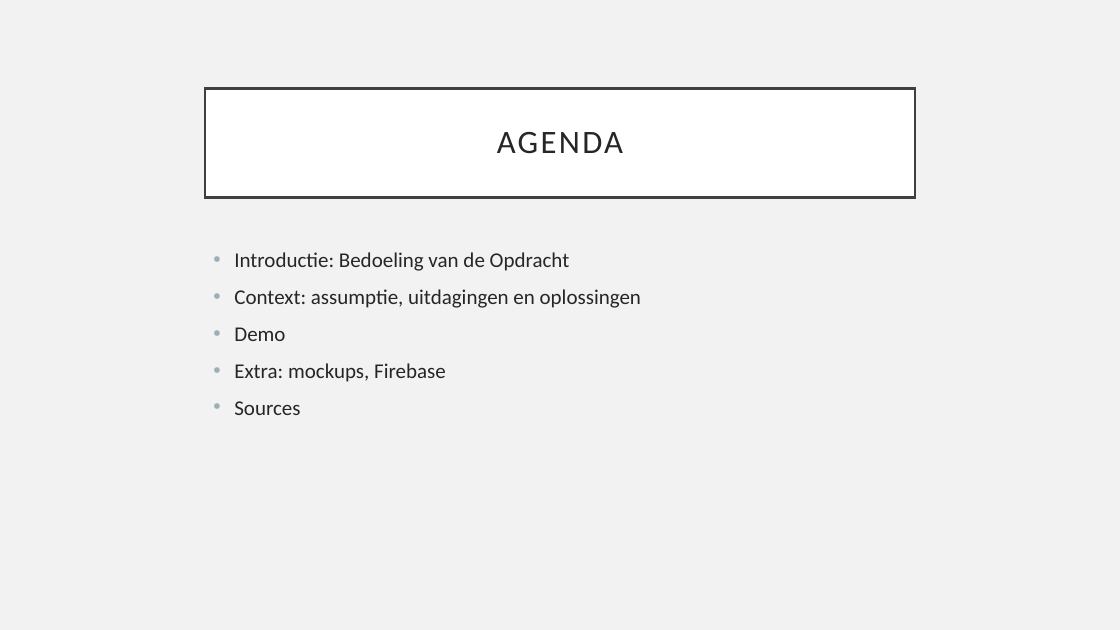
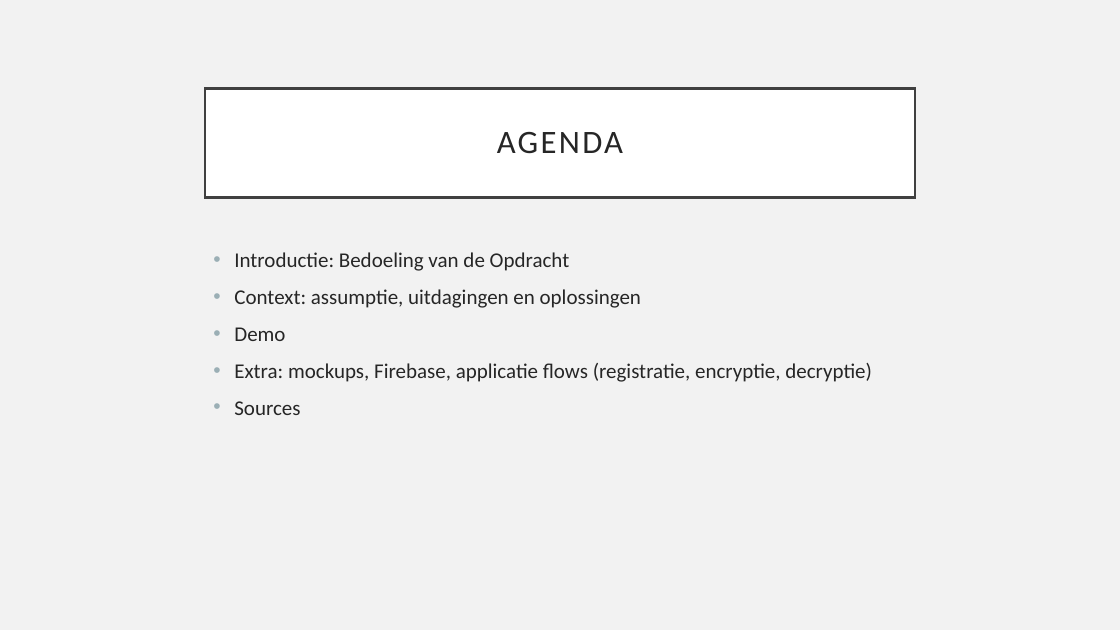
Before and after one commit to marielLatellaBarros/BasicSecurityWebApp, a slide deck: slide 1 of BS_WebApp.pptx. Drawn at 1120x630 pixels with LibreOffice and Linux fonts; fonts in the diff are those of the drawing. Boxes give left, top, right and bottom in pixels: in the first picture for what was removed or moved away, otherwise in the second. Text is boxed around its words. In the diff, an @@ line names an element or a change of style, - is before the commit and + after.

Commit message:
update presentation with Firebase printscreens and application flows: registration, encryption, decryption

```diff
--- a/BS_WebApp.pptx
+++ b/BS_WebApp.pptx
@@ text at [234, 363, 872, 382]: text changed @@
-• Extra: mockups, Firebase
+• Extra: mockups, Firebase, applicatie flows (registratie, encryptie, decryptie)
```
Also in this commit, not shown: 2 other slides changed, 3 slides added.
